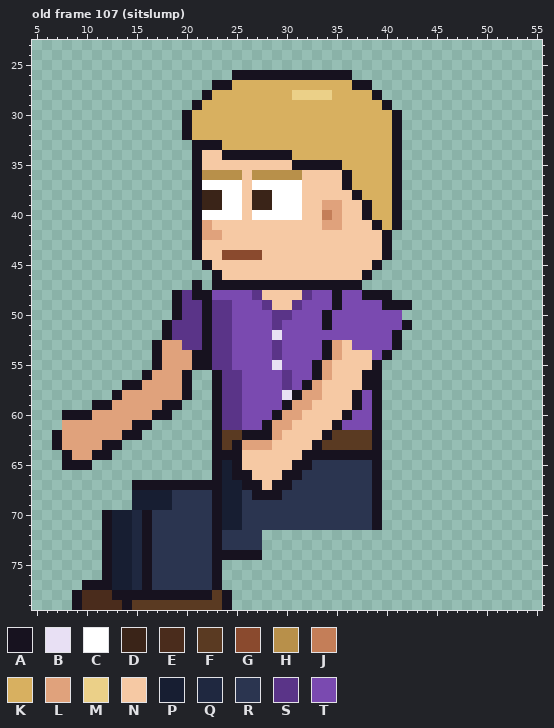
Two states of a pixel-art file, sprites/expo/expo_vendp_left_anim.aseprite. The picture above was drawn from the file before the commit.
64x80 pixels, 129 frames. Colours within 5 levels of each other are drawn and written as one. Shown: old frame 107 (sitslump): x 5..55, y 23..79. The commit also changed other frames, which this record leaves out.
Visible layers, top first: "Arm Top", "Hair", "Face", "Watch", "Near Arm", "Collar", "Belt", "Shirt", "Body", "Back Arm", "Pants", "Shoes".
Palette (. is transparent): A #17121f  B #e8e0f4  C #ffffff  D #3a2418  E #4a2c1c  F #5a3a22  G #8a4a2e  H #b8904a  J #c47e58  K #d8b060  L #e0a27c  M #ebd088  N #f6c9a4  P #171e32  Q #1f2840  R #2b3550  S #5a3488  T #7a4ab0
Pixels before, old frame 107 (sitslump) (only the part around the change), first column x 5:
26 ....................AAAAAAAAAAAA..........
27 ..................AAKKKKKKKKKKKKAA........
28 .................AKKKKKKKKMMMMKKKKA.......
29 ................AKKKKKKKKKKKKKKKKKKA......
30 ...............AKKKKKKKKKKKKKKKKKKKKA.....
31 ...............AKKKKKKKKKKKKKKKKKKKKA.....
32 ...............AKKKKKKKKKKKKKKKKKKKKA.....
33 ................AAAKKKKKKKKKKKKKKKKKA.....
34 ................ANNAAAAAAAKKKKKKKKKKA.....
35 ................ANNNNNNNNNAAAAAKKKKKA.....
36 ................AHHHHNHHHHHNNNNAKKKKA.....
37 ................ACCCCNCCCCCNNNNAKKKKA.....
38 ................ADDCCNDDCCCNNNNNAKKKA.....
39 ................ADDCCNDDCCCNNLLNNAKKA.....
40 ................ACCCCNCCCCCNNJLNNAKKA.....
41 ................ALNNNNNNNNNNNLLNNNAKA.....
42 ................ALLNNNNNNNNNNNNNNNNA......
43 ................ANNNNNNNNNNNNNNNNNNA......
44 ................ANNGGGGNNNNNNNNNNNNA......
45 .................ANNNNNNNNNNNNNNNNA.......
46 ..................ANNNNNNNNNNNNNNA........
47 ................A.AAAAAAAAAAAAAAA.........
48 ..............ASAATTTTSNNNNSTTATTAAA......
49 ..............ASSASSTTTSNNSTTTATTTTAAA....
50 ..............ASSASSTTTTSSTTTATTTTTTT.....
51 .............ASSSASSTTTTSTTTTATTTTTTTA....
52 .............ASSSASSTTTTBTTTTTTTTTTTA.....
53 ............ALLSSASSTTTTSTTTTALNTTTTA.....
54 ............ALLLAASSTTTTSTTTTALNNNTA......
55 ............ALLLAASSTTTTBTTTALNNNNA.......
56 ...........ALLLA..ASSTTTTSTTALNNNAA.......
57 .........AALLLLA..ASSTTTTSTALNNNNAA.......
58 ........ALLLLLLA..ASSTTTTBALLNNNATA.......
59 ......AALLLLLAA...ASSTTTTALLNNNNATA.......
60 ...AAALLLLLLAA....ASSTTTALLNNNNATTA.......
61 ...LLLLLLLAA......ASSTTALLNNNNATTTA.......
62 ..ALLLLLLAA.......AFFAAALNNNNAFFFFA.......
63 ..ALLLLAA.........AFALLLNNNNAFFFFFA.......
64 ...ALLAA..........AAANNNNNNAAAAAAAA.......
65 ...AAA............APANNNNNAARRRRRRA.......
66 ..................APAANNNAARRRRRRRA.......
67 ..........AAAAAAAAAPPAANAARRRRRRRRA.......
68 ..........PPPPRRRRAPPRAAARRRRRRRRRA.......
69 ..........PPPPRRRRAPPRRRRRRRRRRRRRA.......
70 .......APPQARRRRRRAPPRRRRRRRRRRRRRA.......
71 .......APPQARRRRRRAPPRRRRRRRRRRRRRA.......
72 .......APPQARRRRRRARRRR...................
73 .......APPQARRRRRRARRRR...................
74 .......APPQARRRRRRAAAAA...................
75 .......APPQARRRRRRA.......................
76 .......APPQARRRRRRA.......................
After:
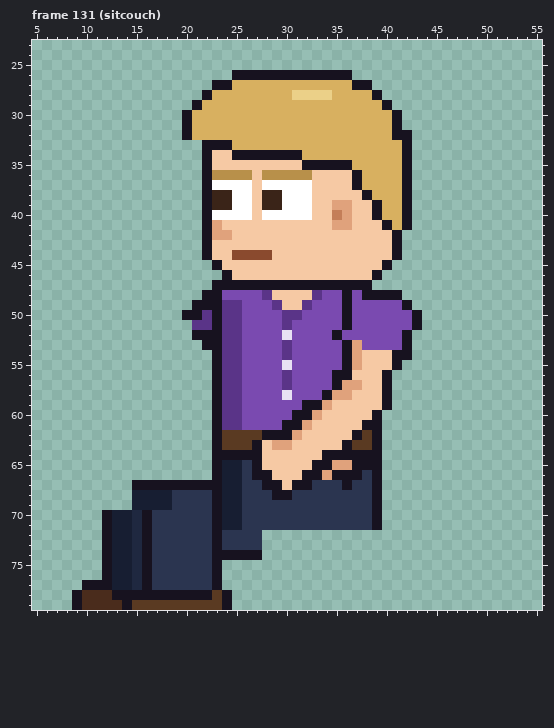
A new or re-ordered frame is compared with the old frame closest to it.
From old to new:
frames 129 -> 135
Frame 131 (sitcouch) is new; against old frame 107 (sitslump):
y 32: x 42 . -> A
y 33: x 21 A -> .; x 24 K -> A; x 41..42 A. -> KA
y 34: x 21..22 AN -> .A; x 24 A -> N; x 31 K -> A; x 41..42 A. -> KA
y 35: x 21..22 AN -> .A; x 31 A -> N; x 36 K -> A; x 41..42 A. -> KA
y 36: x 21..22 AH -> .A; x 26..27 NH -> HN; x 32 N -> H; x 36..37 AK -> NA; x 41..42 A. -> KA
y 37: x 21..22 AC -> .A; x 26..27 NC -> CN; x 32 N -> C; x 36..37 AK -> NA; x 41..42 A. -> KA
y 38: x 21..22 AD -> .A; x 24 C -> D; x 26..27 ND -> CN; x 29 C -> D; x 32 N -> C; x 37..38 AK -> NA; x 41..42 A. -> KA
y 39: x 21..22 AD -> .A; x 24 C -> D; x 26..27 ND -> CN; x 29 C -> D; x 32 N -> C; x 34 L -> N; x 36 N -> L; x 38..39 AK -> NA; x 41..42 A. -> KA
y 40: x 21..22 AC -> .A; x 26..27 NC -> CN; x 32 N -> C; x 34..36 JLN -> NJL; x 38..39 AK -> NA; x 41..42 A. -> KA
y 41: x 21..23 ALN -> .AL; x 34 L -> N; x 36 N -> L; x 39..42 AKA. -> NAKA
y 42: x 21..22 AL -> .A; x 24 N -> L; x 40..41 A. -> NA
y 43: x 21..22 AN -> .A; x 40..41 A. -> NA
y 44: x 21..22 AN -> .A; x 24 G -> N; x 28 N -> G; x 40..41 A. -> NA
y 45: x 22..23 AN -> .A; x 39..40 A. -> NA
y 46: x 23..24 AN -> .A; x 38..39 A. -> NA
y 47: x 21 A -> .; x 38 . -> A
y 48: x 19..21 ASA -> ...; x 23 T -> A; x 27..28 SN -> TS; x 32..33 ST -> NS; x 35..36 AT -> TA; x 41 . -> A
y 49: x 19..21 ASS -> ..A; x 23 S -> A; x 25 T -> S; x 28..29 SN -> TS; x 31..32 ST -> NS; x 35..36 AT -> TA; x 40..41 AA -> TT
y 50: x 19..23 ASSAS -> .AASA; x 25 T -> S; x 29 S -> T; x 31 T -> S; x 34 A -> T; x 36 T -> A; x 42..43 .. -> TA
y 51: x 18..20 ASS -> ...; x 22..23 AS -> SA; x 25 T -> S; x 29..30 ST -> TS; x 34 A -> T; x 36 T -> A; x 42..43 A. -> TA
y 52: x 18..21 ASSS -> ...A; x 23 S -> A; x 25 T -> S; x 29..30 BT -> TB; x 35 T -> A; x 41..42 A. -> TA
y 53: x 17..21 ALLSS -> .....; x 23 S -> A; x 25 T -> S; x 29..30 ST -> TS; x 34..37 ALNT -> TTAL; x 41..42 A. -> TA
y 54: x 17..23 ALLLAAS -> ......A; x 25 T -> S; x 29..30 ST -> TS; x 34..37 ALNN -> TTAL; x 39..42 TA.. -> NNAA
y 55: x 17..23 ALLLAAS -> ......A; x 25 T -> S; x 29..30 BT -> TB; x 33..37 ALNNN -> TTTAL; x 39..41 A.. -> NNA
y 56: x 16..20 ALLLA -> .....; x 33..36 ALNN -> TTAA; x 38..40 AA. -> NNA
y 57: x 14..20 AALLLLA -> .......; x 32..40 ALNNNNAA. -> TTTALLNNA
y 58: x 13..20 ALLLLLLA -> ........; x 31..40 ALLNNNATA. -> TTTALLNNNA
y 59: x 11..19 AALLLLLAA -> .........; x 30..34 ALLNN -> TTAAL; x 37..40 ATA. -> NNNA
y 60: x 8..18 AAALLLLLLAA -> ...........; x 29..33 ALLNN -> TTAAL; x 36..38 ATT -> NNN
y 61: x 8..16 LLLLLLLAA -> .........; x 28..32 ALLNN -> TTAAL; x 35..38 ATTT -> NNNA
y 62: x 7..15 ALLLLLLAA -> .........; x 26..27 AA -> FF; x 29..31 LNN -> AAL; x 34..37 AFFF -> NNNA
y 63: x 7..13 ALLLLAA -> .......; x 25..30 ALLLNN -> FFANLL; x 33..36 AFFF -> NNNA
y 64: x 8..12 ALLAA -> .....; x 26..27 NN -> AA; x 32..33 AA -> NN
y 65: x 8..10 AAA -> ...; x 25..27 ANN -> PRA; x 31..38 AARRRRRR -> NNAALLAA
y 66: x 25..28 AANN -> PRAA; x 30..37 AARRRRRR -> NNAALAAA
y 67: x 26..28 AAN -> RRA; x 30..32 ARR -> NAA; x 36 R -> A
y 68: x 27..28 AA -> RR; x 30 R -> A
Changed places in both pictures, as pixel boxes (x1, y1, x2, y2):
changed: (52, 130, 422, 500)
